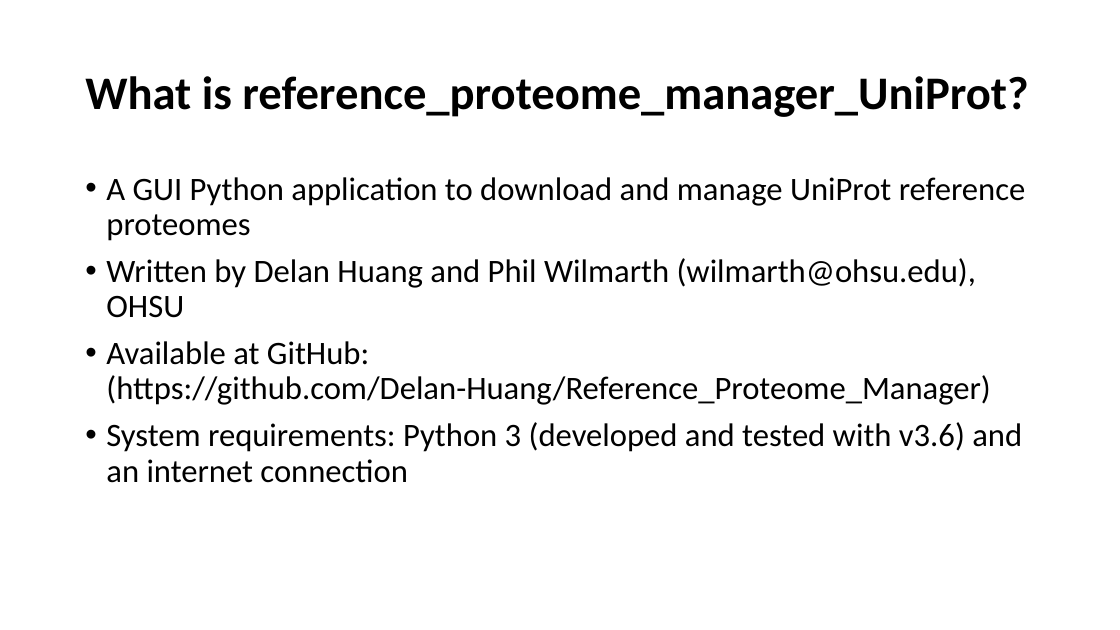
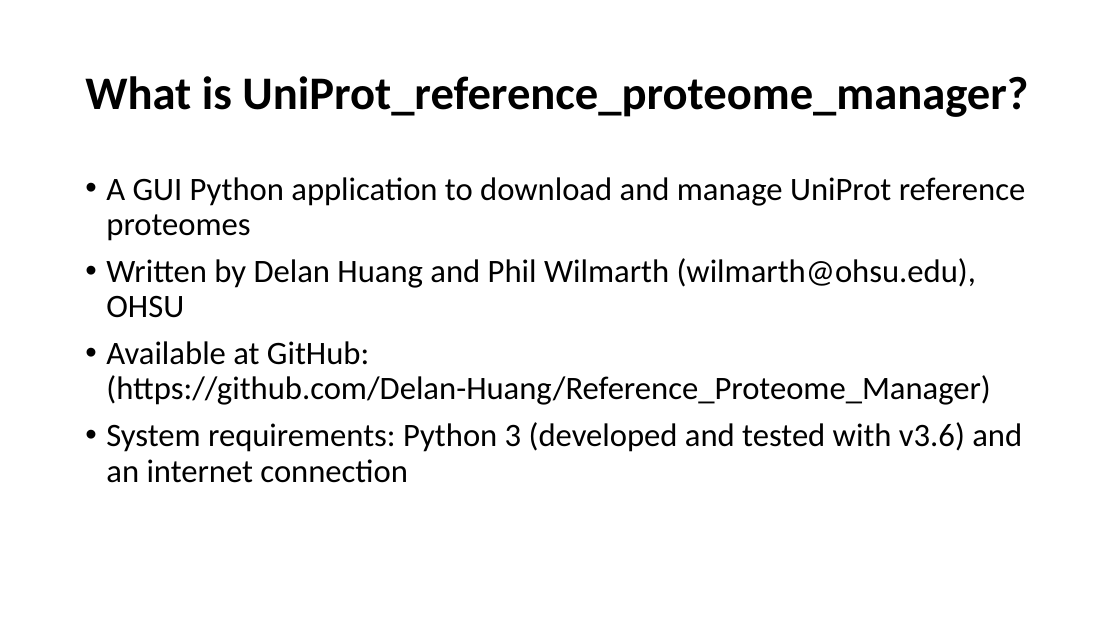
Before and after one commit to lily-liang12/Reference_Proteome_Manager, a slide deck: slide 2 of User_Guide_UniProt.pptx. Drawn at 1120x630 pixels with LibreOffice and Linux fonts; fonts in the diff are those of the drawing. Boxes give left, top, right and bottom in pixels: in the first picture for what was removed or moved away, otherwise in the second. Text is boxed around its words. In the diff, an @@ line names an element or a change of style, - is before the commit and + after.

Commit message:
Yet more debugging. Also added release version taggging to downloaded files.
Added the UniProt or Ensembl release/version tags to downloaded FASTA files.
Changed camel case variable names to PEP 8 format.

```diff
--- a/User_Guide_UniProt.pptx
+++ b/User_Guide_UniProt.pptx
@@ title at [85,76,1028,117]: text changed @@
-What is reference_proteome_manager_UniProt?
+What is UniProt_reference_proteome_manager?
```
Also in this commit, not shown: 4 other slides changed, 6 other files.
